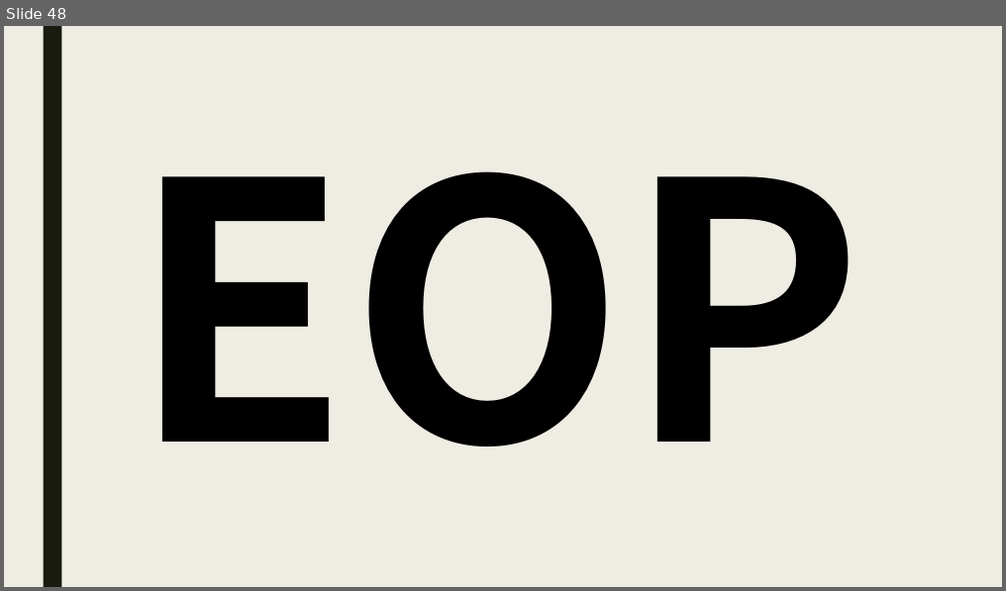
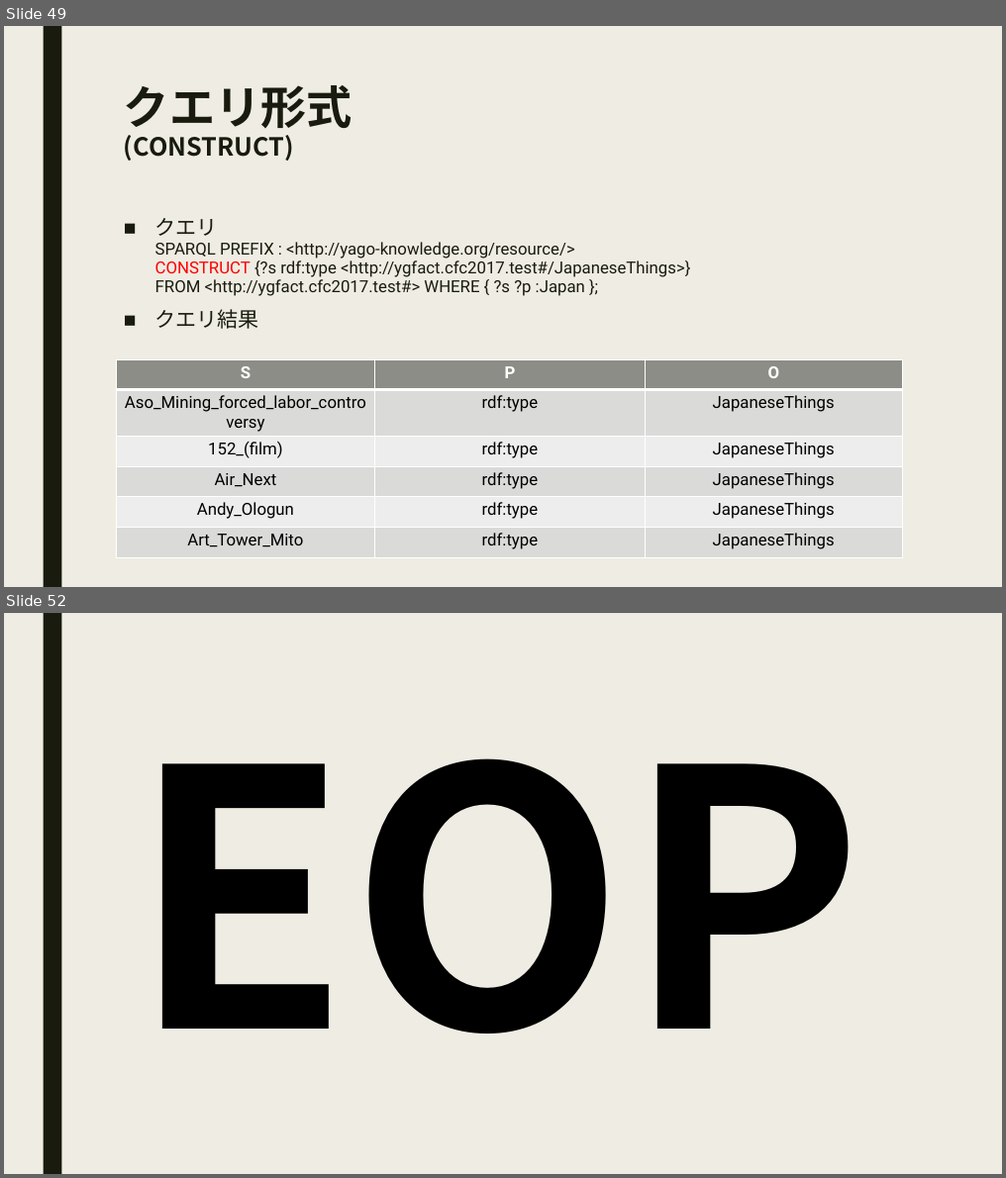
Before and after one commit to zambendorf/cfc2017aug, a slide deck: doc/cfc-20170805a.pptx. Shown one above the other, each under a label of ours: slide 48 before the commit, slides 49 and 52 after it; the slides between them are not shown. The pictures are 1006x591 and 1006x1178 pixels, drawn with LibreOffice and Linux fonts; fonts in the diff are those of the drawing. Boxes give left, top, right and bottom in pixels: in the first picture for what was removed or moved away, otherwise in the second. Text is boxed around its words. In the diff, an @@ line names an element or a change of style, - is before the commit and + after.

```diff
--- a/doc/cfc-20170805a.pptx
+++ b/doc/cfc-20170805a.pptx
@@ slide 49 added at box(4, 26, 1002, 587), background #EFEDE3; not listed: 1 template element that a slide beside it also shows @@
@@ title added at box(124, 85, 352, 161), 24 pt, text #191B0E, bold @@
+クエリ形式
+(CONSTRUCT)
@@ text added at box(155, 218, 690, 329), 16 pt, text #191B0E @@
+■ クエリ
+  SPARQL PREFIX : <http://yago-knowledge.org/resource/>
+  CONSTRUCT {?s rdf:type <http://ygfact.cfc2017.test#/JapaneseThings>}
+  FROM <http://ygfact.cfc2017.test#> WHERE { ?s ?p :Japan };
+■ クエリ結果
@@ table added at box(116, 360, 902, 554), 6 rows, 3 columns @@
+S | P | O
+Aso_Mining_forced_labor_controversy | rdf:type | JapaneseThings
+152_(film) | rdf:type | JapaneseThings
+Air_Next | rdf:type | JapaneseThings
+Andy_Ologun | rdf:type | JapaneseThings
+Art_Tower_Mito | rdf:type | JapaneseThings
@@ what was slide 48 is now slide 52 @@
```
Also in this commit, not shown: 10 slides changed, 6 other slides added, 3 slides removed, 4 other files.
